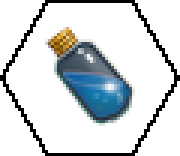
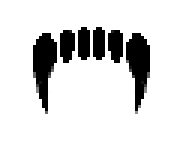
Comparing the layer stacks of the two 180 × 156 images. Changes:
hid "PotionBlue" over [45, 27, 135, 126]
added layer "Bite" above "Sword" over [33, 27, 150, 120]
hid "Border" over [0, 0, 180, 156]
